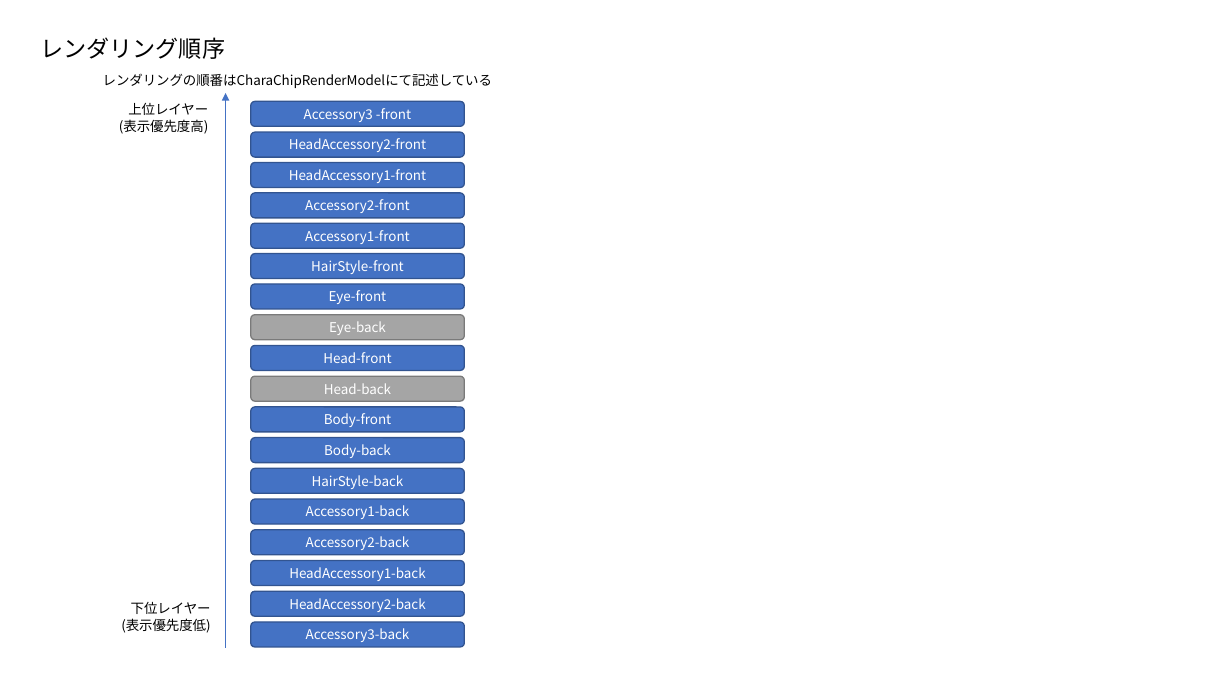
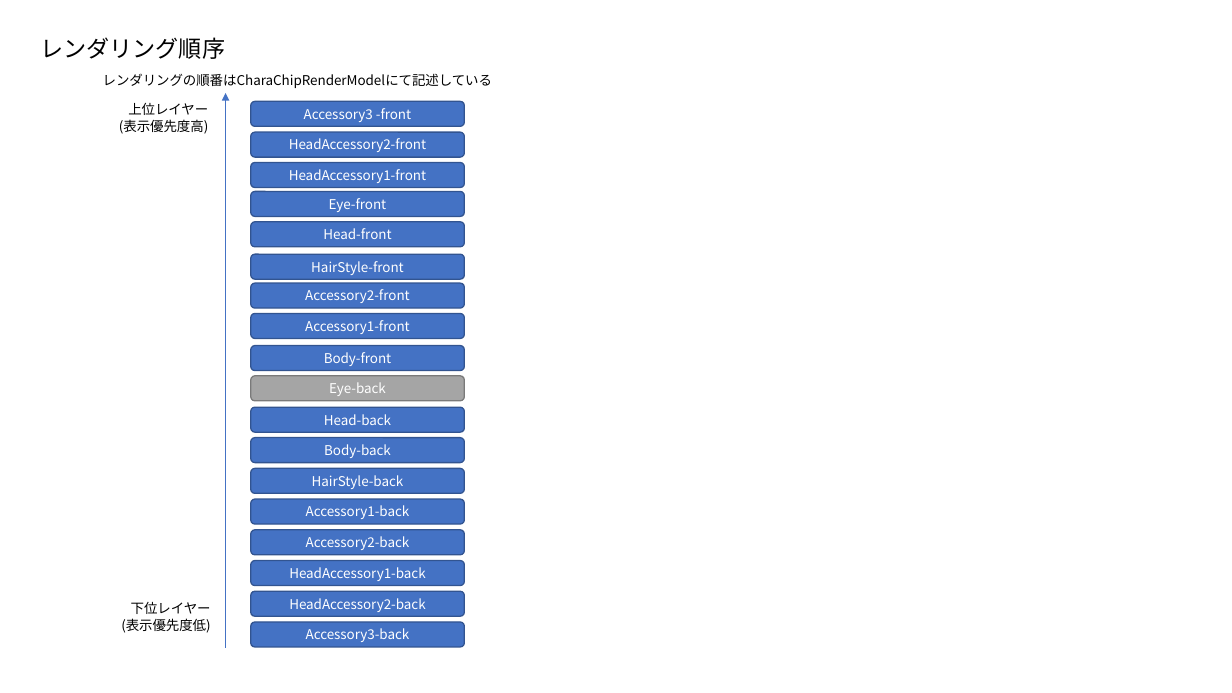
Before and after one commit to kapuusagi/CharaChipGen, a slide deck: slide 3 of CharaChipGen/doc/Note.pptx. Drawn at 1232x693 pixels with LibreOffice and Linux fonts; fonts in the diff are those of the drawing. Boxes give left, top, right and bottom in pixels: in the first picture for what was removed or moved away, otherwise in the second. Text is boxed around its words. In the diff, an @@ line names an element or a change of style, - is before the commit and + after.

```diff
--- a/CharaChipGen/doc/Note.pptx
+++ b/CharaChipGen/doc/Note.pptx
@@ rounded rectangle "Eye-front" moved from (x1=250, y1=284, x2=464, y2=309) to (x1=250, y1=191, x2=464, y2=216) @@
@@ rounded rectangle "Head-front" moved from (x1=250, y1=346, x2=464, y2=371) to (x1=250, y1=222, x2=464, y2=247) @@
@@ rounded rectangle "Accessory2-front" moved from (x1=250, y1=193, x2=464, y2=218) to (x1=250, y1=283, x2=464, y2=308) @@
@@ rounded rectangle "Accessory1-front" moved from (x1=250, y1=224, x2=464, y2=249) to (x1=250, y1=313, x2=464, y2=338) @@
@@ rounded rectangle "Body-front" moved from (x1=250, y1=407, x2=464, y2=432) to (x1=250, y1=346, x2=464, y2=371) @@
@@ rounded rectangle "Eye-back" moved from (x1=250, y1=315, x2=464, y2=340) to (x1=250, y1=376, x2=464, y2=401) @@
@@ rounded rectangle "Head-back" moved from (x1=250, y1=376, x2=464, y2=401) to (x1=250, y1=408, x2=464, y2=433) @@
@@ rounded rectangle "Head-back" at (x1=250, y1=408, x2=464, y2=433): fill #A5A5A5 to #4472C4; outline #7A7A7A 1 pt to #325491 1 pt @@
```
Also in this commit, not shown: 1 other file.
